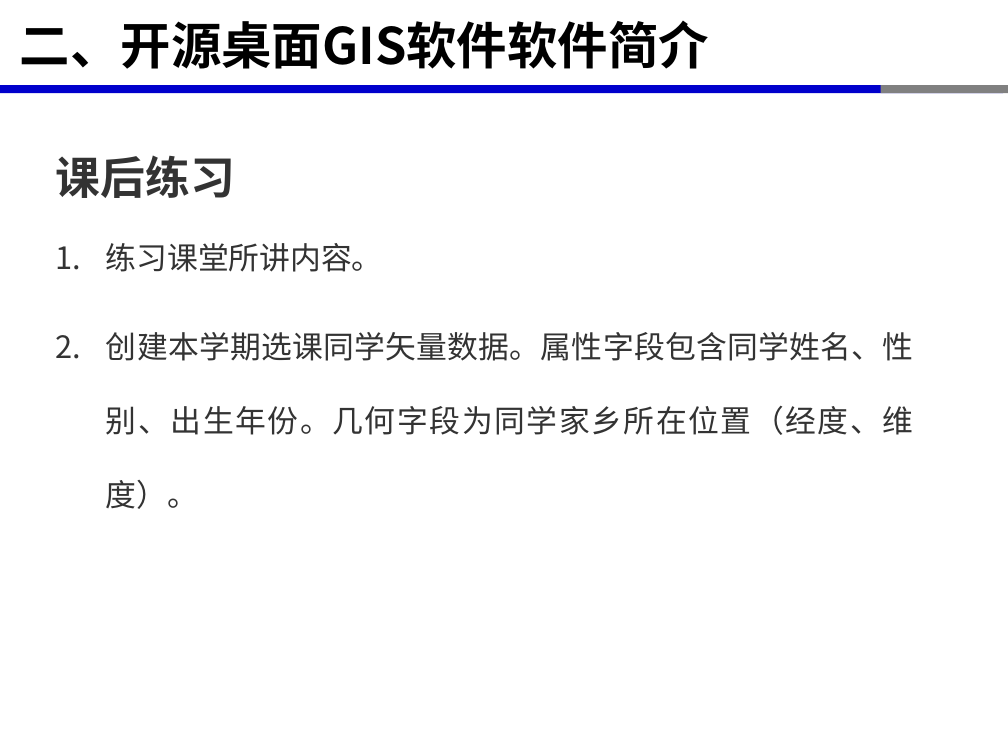
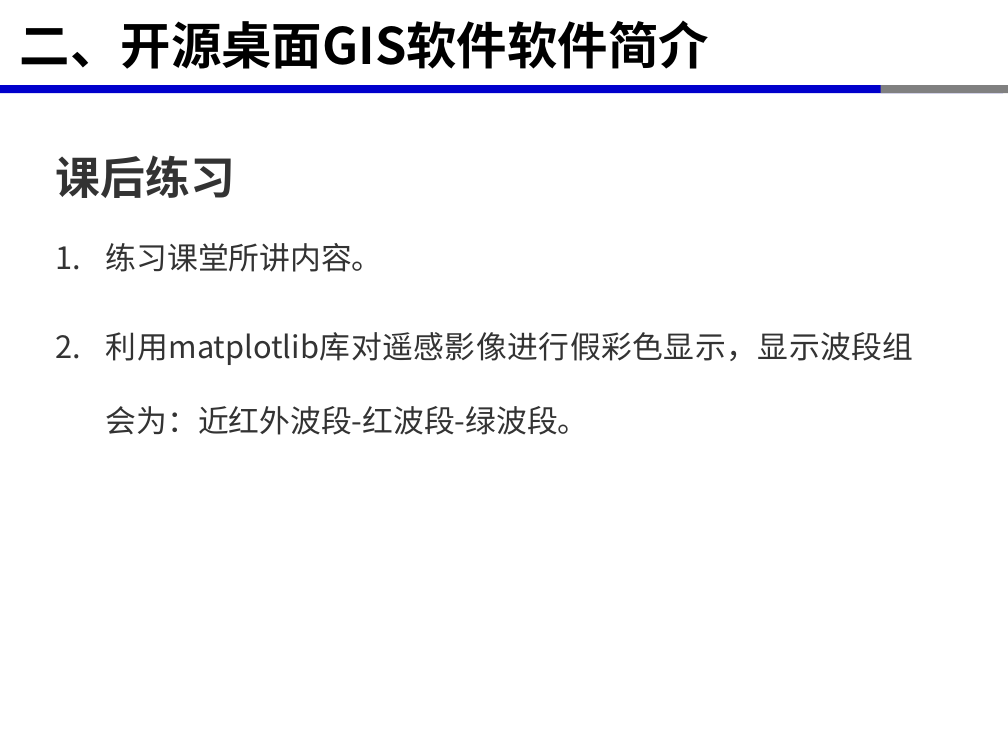
Before and after one commit to xinluo2018/spatial-data-course, a slide deck: slide 10 of 第三章-空间数据读写与解析-8学时/第2节-栅格数据读写及查看-4课时.pptx (slide 11 before the commit). Drawn at 1008x756 pixels with LibreOffice and Linux fonts; fonts in the diff are those of the drawing. Boxes give left, top, right and bottom in pixels: in the first picture for what was removed or moved away, otherwise in the second. Text is boxed around its words. In the diff, an @@ line names an element or a change of style, - is before the commit and + after.

```diff
--- a/第三章-空间数据读写与解析-8学时/第2节-栅格数据读写及查看-4课时.pptx
+++ b/第三章-空间数据读写与解析-8学时/第2节-栅格数据读写及查看-4课时.pptx
@@ text at (x1=106, y1=332, x2=914, y2=435): text changed @@
-2. 创建本学期选课同学矢量数据。属性字段包含同学姓名、性别、出生年份。几何字段为同学家乡所在位置（经度、维度）。
+2. 利用matplotlib库对遥感影像进行假彩色显示，显示波段组会为：近红外波段-红波段-绿波段。
```
Also in this commit, not shown: 4 other slides changed, 1 slide removed, 13 other files.
